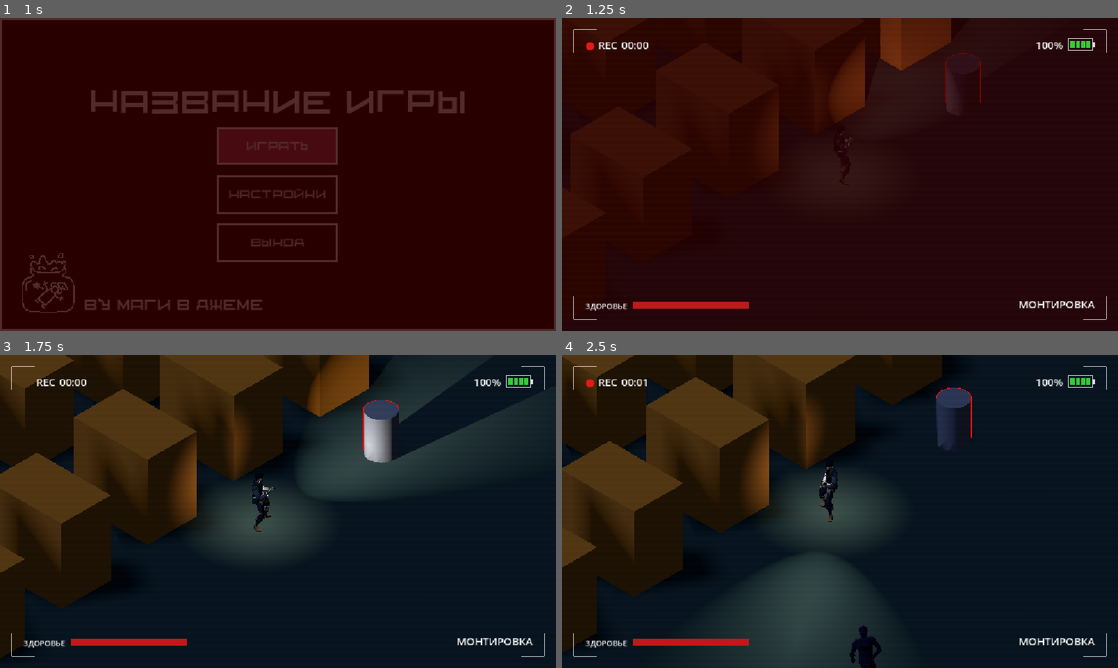
Above: before the commit, frames 1-4 (two rows, left to right).
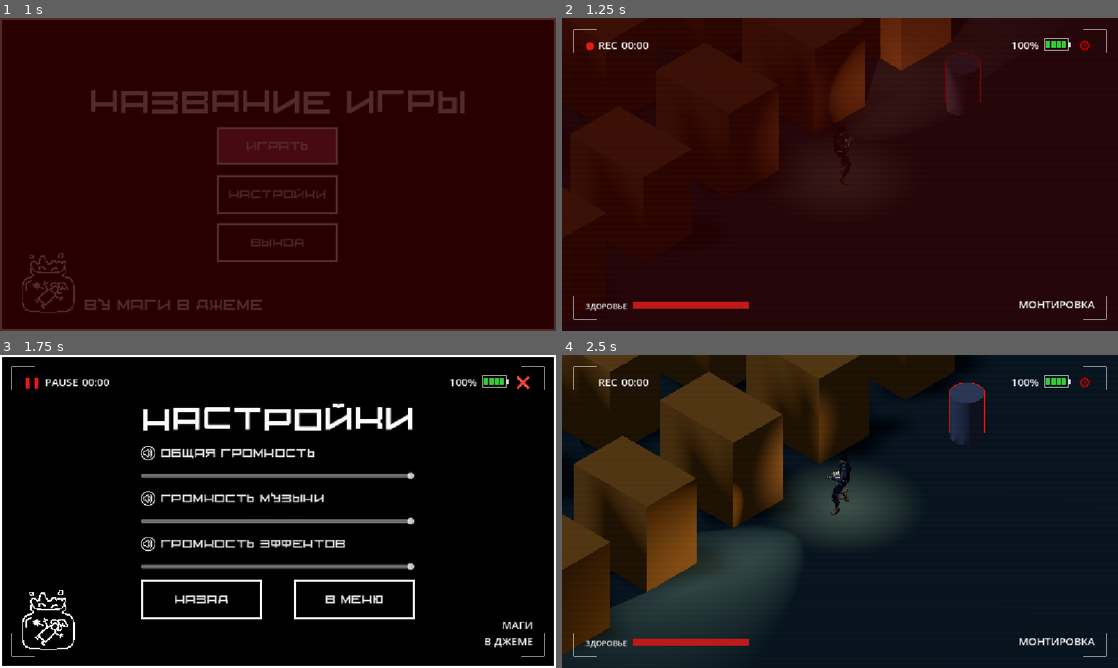
Above: after the commit, the same moments.

Repository: AnckerStudios/the-camera-game
Game: Godot game, scene res://ui/menu/menu.tscn
Same seed, same stepped clock (60 frames per second), same inputs: the game is played once before the commit and once after it. Sound files missing from this copy of the repository are replaced by a short silence.
Inputs (mouse positions are in pixels of both pictures, inside the frame that each line leads up to):
- Up to frame 1 (1 s): click "Играть" at 0.5 s
- Up to frame 2 (1.25 s): no input
- Up to frame 3 (1.75 s): click (522, 383) at 1.25 s, where only the run after the commit has a clickable "⚙️"
- Up to frame 4 (2.5 s): click (762, 599) at 2 s, where only the run after the commit has a clickable "Назад"

Frame 1 is identical in both runs. In frame 2, 0.3% of the frame differs, in the area x 80-96%, y 6-11%; in frame 3, 97%, in the area x 0-100%, y 0-100%; in frame 4, 23%.

Commit message:
update pause

Diff:
--- a/gamelogic/input/player_input.gd
+++ b/gamelogic/input/player_input.gd
@@ -90,7 +90,6 @@
 
 	if Input.is_action_just_pressed(&"optional"):
 		hud.optional()
-		get_tree().paused = true
 
 
 
--- a/ui/hud/hud.gd
+++ b/ui/hud/hud.gd
@@ -12,8 +12,10 @@
 @onready var pause_text: Label = $Margin/Layout/TopRow/Rec/PauseText
 @onready var pause_sing: Label = %PauseSing
 @onready var bottom_row: HBoxContainer = $Margin/Layout/BottomRow
-@onready var back_x: Button = $BackX
 @onready var options: Control = $Options
+@onready var button_optional: Button = $Margin/Layout/TopRow/Battery/ButtonOptional
+@onready var button_back: Button = $Margin/Layout/TopRow/Battery/ButtonBack
+@onready var mvj: Label = $Margin/Layout/Mvj
 
 func _ready() -> void:
 	PlayerState.battery_changed.connect(set_battery)
@@ -75,8 +77,11 @@
 	pause_text.visible = true
 	pause_sing.visible = true
 	options.visible = true
-	back_x.visible = true
+	mvj.visible = true
 	options.pause()
+	button_optional.visible = false
+	button_back.visible = true
+	get_tree().paused = true
 
 func from_optional():
 	rec_dot.visible = true
@@ -85,8 +90,14 @@
 	pause_text.visible = false
 	pause_sing.visible = false
 	options.visible = false
-	back_x.visible = false
+	mvj.visible = false
+	button_optional.visible = true
+	button_back.visible = false
+
 	get_tree().paused = false
 
-func _on_back_x_pressed() -> void:
+func _on_button_optional_pressed() -> void:
+	optional()
+
+func _on_button_back_pressed() -> void:
 	from_optional()
--- a/ui/hud/hud.tscn
+++ b/ui/hud/hud.tscn
@@ -13,6 +13,12 @@
 "tnum": 1
 }
 
+[sub_resource type="StyleBoxEmpty" id="StyleBoxEmpty_kwc50"]
+
+[sub_resource type="StyleBoxEmpty" id="StyleBoxEmpty_o2lis"]
+
+[sub_resource type="StyleBoxTexture" id="StyleBoxTexture_o2lis"]
+
 [sub_resource type="StyleBoxFlat" id="StyleBoxFlat_bar_bg"]
 bg_color = Color(0, 0, 0, 0.5)
 border_width_left = 1
@@ -152,6 +158,39 @@
 mouse_filter = 2
 script = ExtResource("3_battery")
 
+[node name="ButtonOptional" parent="Margin/Layout/TopRow/Battery" unique_id=1564832545 instance=ExtResource("4_w75iv")]
+process_mode = 3
+z_as_relative = false
+custom_minimum_size = Vector2(40, 6)
+custom_maximum_size = Vector2(41, 27)
+layout_mode = 2
+size_flags_horizontal = 4
+size_flags_vertical = 8
+theme = ExtResource("5_imuuq")
+theme_override_colors/icon_focus_color = Color(1, 1, 1, 1)
+theme_override_font_sizes/font_size = 30
+theme_override_styles/normal = SubResource("StyleBoxEmpty_kwc50")
+theme_override_styles/pressed = SubResource("StyleBoxEmpty_o2lis")
+theme_override_styles/hover = SubResource("StyleBoxTexture_o2lis")
+text = "⚙️"
+
+[node name="ButtonBack" parent="Margin/Layout/TopRow/Battery" unique_id=1649087154 instance=ExtResource("4_w75iv")]
+process_mode = 3
+visible = false
+z_as_relative = false
+custom_minimum_size = Vector2(40, 6)
+custom_maximum_size = Vector2(41, 27)
+layout_mode = 2
+size_flags_horizontal = 4
+size_flags_vertical = 8
+theme = ExtResource("5_imuuq")
+theme_override_colors/icon_focus_color = Color(1, 1, 1, 1)
+theme_override_font_sizes/font_size = 30
+theme_override_styles/normal = SubResource("StyleBoxEmpty_kwc50")
+theme_override_styles/pressed = SubResource("StyleBoxEmpty_o2lis")
+theme_override_styles/hover = SubResource("StyleBoxTexture_o2lis")
+text = "❌"
+
 [node name="MiddleSpacer" type="Control" parent="Margin/Layout" unique_id=1440178183]
 layout_mode = 2
 size_flags_vertical = 3
@@ -207,29 +246,13 @@
 text = "0 / 0"
 horizontal_alignment = 2
 
-[node name="BackX" parent="." unique_id=1564832545 instance=ExtResource("4_w75iv")]
-process_mode = 3
-visible = false
-z_index = 14
-z_as_relative = false
-custom_minimum_size = Vector2(80, 80)
-anchors_preset = 3
-anchor_left = 1.0
-anchor_top = 1.0
-anchor_right = 1.0
-anchor_bottom = 1.0
-offset_left = -158.0
-offset_top = -211.0
-offset_right = -29.0
-offset_bottom = 30.0
-grow_horizontal = 0
-grow_vertical = 0
-size_flags_horizontal = 4
-theme = ExtResource("5_imuuq")
-theme_override_font_sizes/font_size = 150
-theme_override_styles/normal = SubResource("StyleBoxEmpty_kwc50")
-theme_override_styles/pressed = SubResource("StyleBoxEmpty_o2lis")
-theme_override_styles/hover = SubResource("StyleBoxEmpty_gfles")
-text = "⏎"
-
-[connection signal="pressed" from="BackX" to="." method="_on_back_x_pressed"]
+[node name="Mvj" type="Label" parent="Margin/Layout" unique_id=621896814]
+visible = false
+layout_mode = 2
+theme_override_font_sizes/font_size = 22
+text = "МАГИ
+В ДЖЕМЕ"
+horizontal_alignment = 2
+
+[connection signal="pressed" from="Margin/Layout/TopRow/Battery/ButtonOptional" to="." method="_on_button_optional_pressed"]
+[connection signal="pressed" from="Margin/Layout/TopRow/Battery/ButtonBack" to="." method="_on_button_back_pressed"]
--- a/ui/options/options.gd
+++ b/ui/options/options.gd
@@ -1,25 +1,28 @@
 extends Control
 @onready var back: Button = $Options/VBoxContainer/Back
 @onready var label: Label = $Label
+@onready var h_box_container: HBoxContainer = $Options/VBoxContainer/HBoxContainer
 
 func _ready() -> void:
 	if MenuState.state :
-		back.text = "назад"
+		back.visible = true
+		h_box_container.visible = false
 		label.visible = true
 	else :
-		back.text = "в меню"
+		back.visible = false
+		h_box_container.visible = true
 		label.visible = false
 
 func _on_back_pressed() -> void:
-	if MenuState.state :
-		back_to_tree()
-	else :
-		get_tree().paused = false
-		TransitionTort.change_scene("res://ui/menu/menu.tscn")
-
-func back_to_tree() -> void:
-		get_tree().paused = false
-		queue_free()
+	get_tree().paused = false
+	queue_free()
 
 func pause():
 	_ready()
+
+func _on_back_pause_pressed() -> void:
+	$"..".from_optional()
+
+func _on_back_menu_pressed() -> void:
+	TransitionTort.change_scene("res://ui/menu/menu.tscn")
+	get_tree().paused = false
--- a/ui/options/options.tscn
+++ b/ui/options/options.tscn
@@ -94,6 +94,22 @@
 size_flags_horizontal = 4
 text = "Назад"
 
+[node name="HBoxContainer" type="HBoxContainer" parent="Options/VBoxContainer" unique_id=1802759120]
+layout_mode = 2
+theme_override_constants/separation = 67
+
+[node name="BackPause" parent="Options/VBoxContainer/HBoxContainer" unique_id=1564832545 instance=ExtResource("1_gsckh")]
+custom_minimum_size = Vector2(250, 80)
+layout_mode = 2
+size_flags_horizontal = 4
+text = "Назад"
+
+[node name="BackMenu" parent="Options/VBoxContainer/HBoxContainer" unique_id=740710589 instance=ExtResource("1_gsckh")]
+custom_minimum_size = Vector2(250, 80)
+layout_mode = 2
+size_flags_horizontal = 4
+text = "в Меню"
+
 [node name="TextureRect" type="TextureRect" parent="." unique_id=834713519]
 layout_mode = 1
 anchors_preset = 2
@@ -138,3 +154,5 @@
 [connection signal="value_changed" from="Options/VBoxContainer/SFXController" to="." method="_on_music_controller_value_changed"]
 [connection signal="value_changed" from="Options/VBoxContainer/SFXController" to="Options/VBoxContainer/SFXController" method="_on_value_changed"]
 [connection signal="pressed" from="Options/VBoxContainer/Back" to="." method="_on_back_pressed"]
+[connection signal="pressed" from="Options/VBoxContainer/HBoxContainer/BackPause" to="." method="_on_back_pause_pressed"]
+[connection signal="pressed" from="Options/VBoxContainer/HBoxContainer/BackMenu" to="." method="_on_back_menu_pressed"]
Binary file added: resources/asset/lightButton.png
Not shown, added: resources/asset/lightButton.png.import
Binary file added: resources/asset/optionalIcon.png
Not shown, added: resources/asset/optionalIcon.png.import
